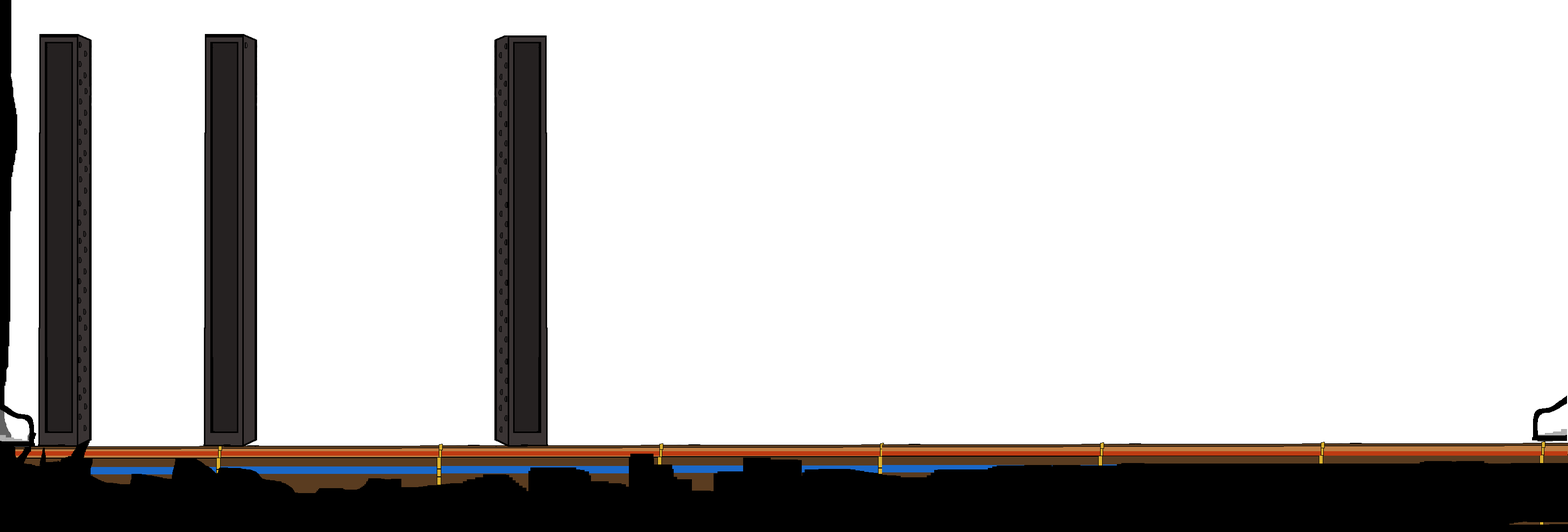
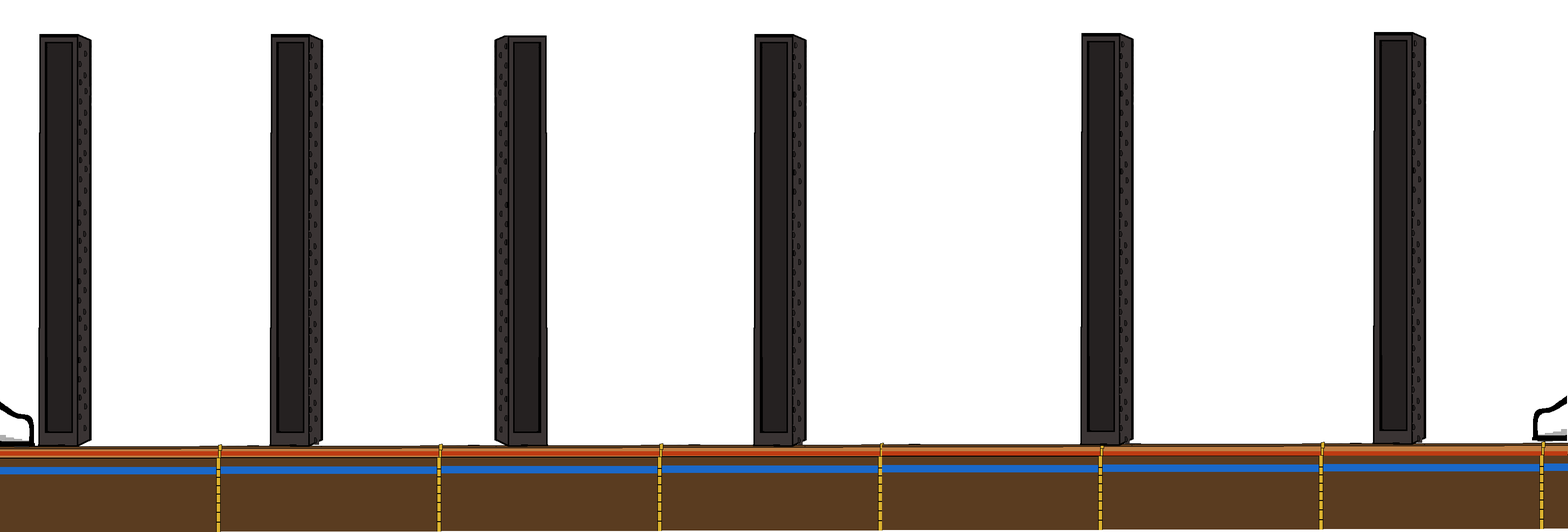
The second 1568x532 image is a revision of the first. Changes to its layers:
added group "subwayBackgroundWall copy #4" with 1 layers above "subwayBackgroundWall copy #3" over (1372, 32, 1427, 445)
added layer "SubwayBackground #6" in group "subwayBackgroundWall copy #4" over (1372, 32, 1427, 445)
added group "subwayBackgroundWall copy #3" with 1 layers above "subwayBackgroundWall copy #2" over (1079, 32, 1135, 446)
added layer "SubwayBackground #5" in group "subwayBackgroundWall copy #3" over (1079, 32, 1135, 446)
added group "subwayBackgroundWall copy #2" with 1 layers above "subwayBackgroundWall copy" over (752, 33, 808, 447)
added layer "SubwayBackground #3" in group "subwayBackgroundWall copy #2" over (752, 33, 808, 447)
painted on "SubwayBackground #1" over (203, 33, 324, 447)
hid group "subwayForeground" (1 layers) over (0, 0, 1568, 532)
